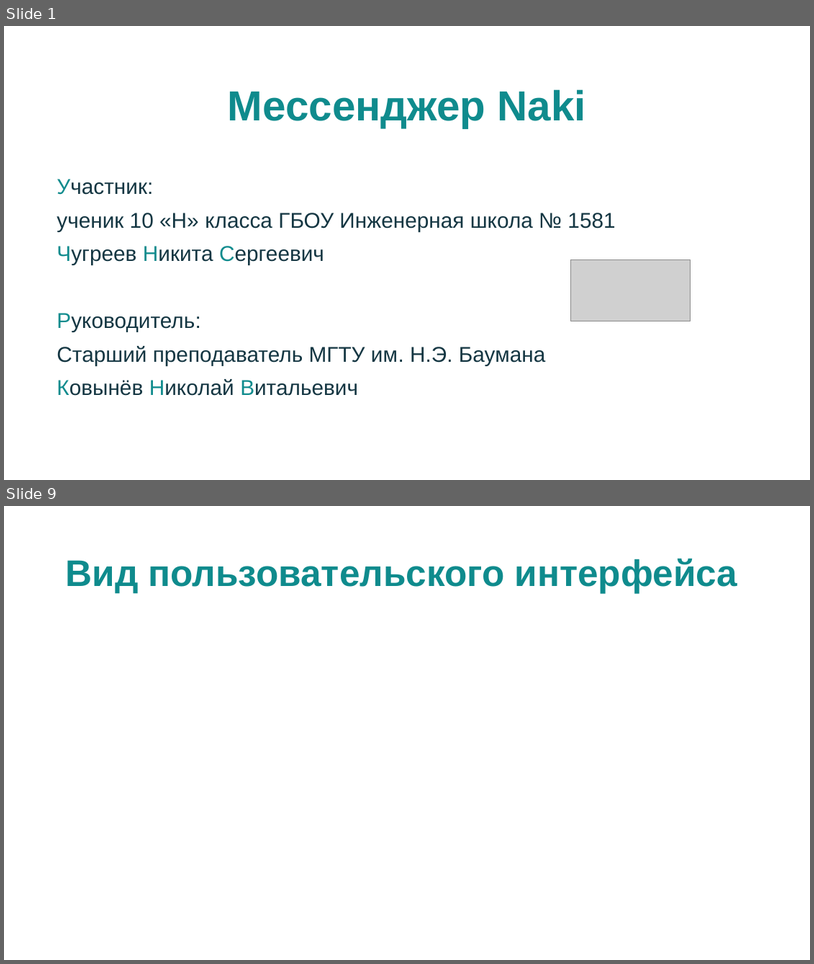
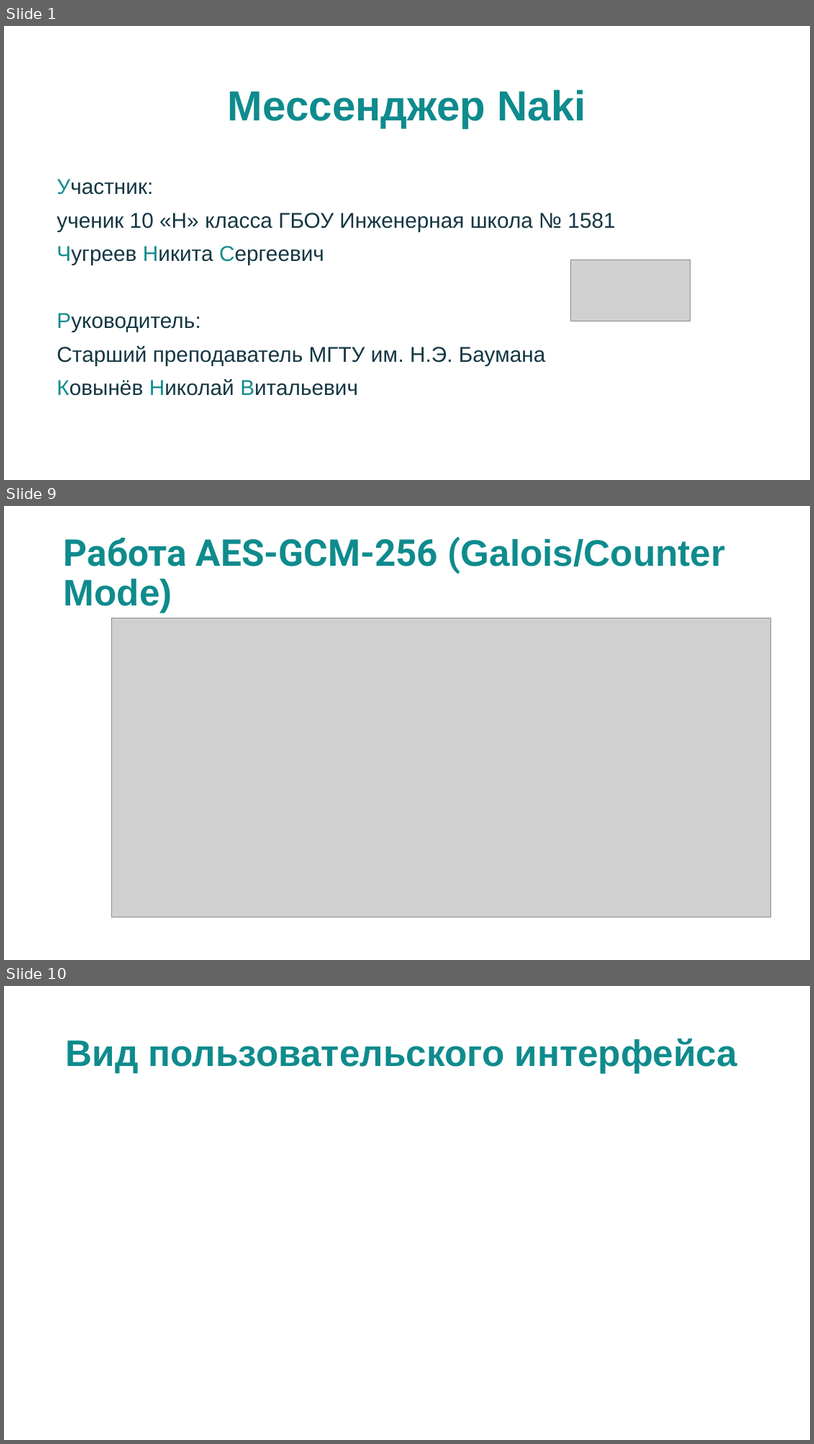
Before and after one commit to Nak1i1/Naki, a slide deck: документы/Мессенджер Naki.pptx. Shown one above the other, each under a label of ours: slides 1 and 9 before the commit, slides 1, 9 and 10 after it; the slides between them are not shown. The pictures are 814x964 and 814x1444 pixels, drawn with LibreOffice and Linux fonts; fonts in the diff are those of the drawing; grey boxes stand for pictures; background and template pictures are left out. Boxes give left, top, right and bottom in pixels: in the first picture for what was removed or moved away, otherwise in the second. Text is boxed around its words. In the diff, an @@ line names an element or a change of style, - is before the commit and + after.

```diff
--- a/документы/Мессенджер Naki.pptx
+++ b/документы/Мессенджер Naki.pptx
@@ slide 9 added at <box>4,506,810,960</box>, background #FFFFFF @@
@@ title added at <box>64,536,726,613</box>, 44 pt, text #0F8B8D, bold @@
+Работа AES-GCM-256 (Galois/Counter Mode)
@@ picture added at <box>112,618,771,917</box> @@
@@ what was slide 9 is now slide 10 @@
```
Also in this commit, not shown: 8 slides changed, 7 other files.
